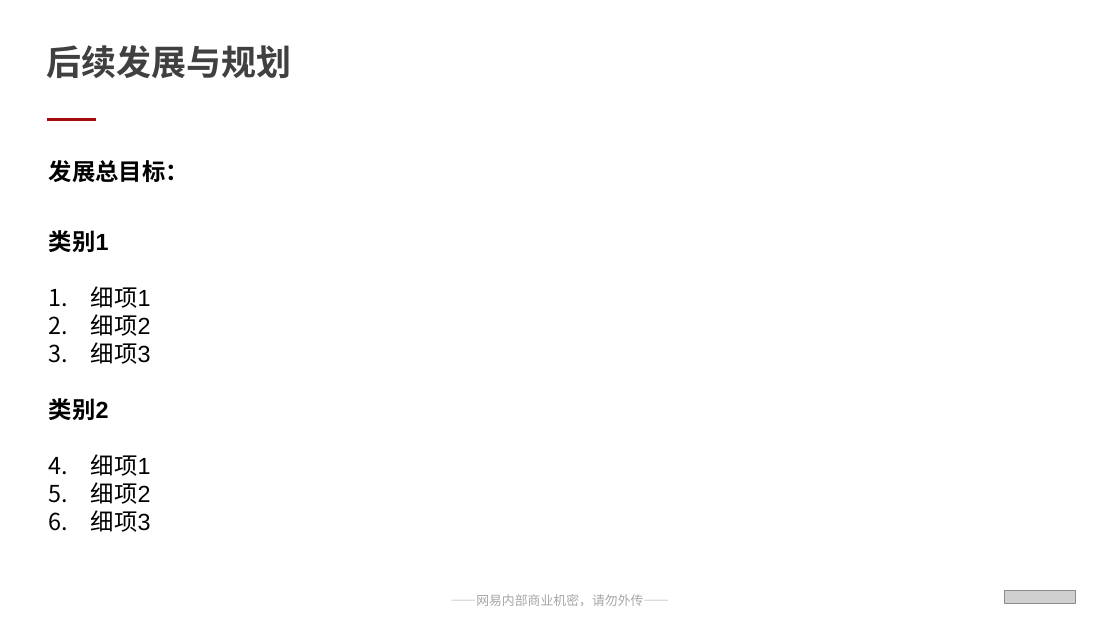
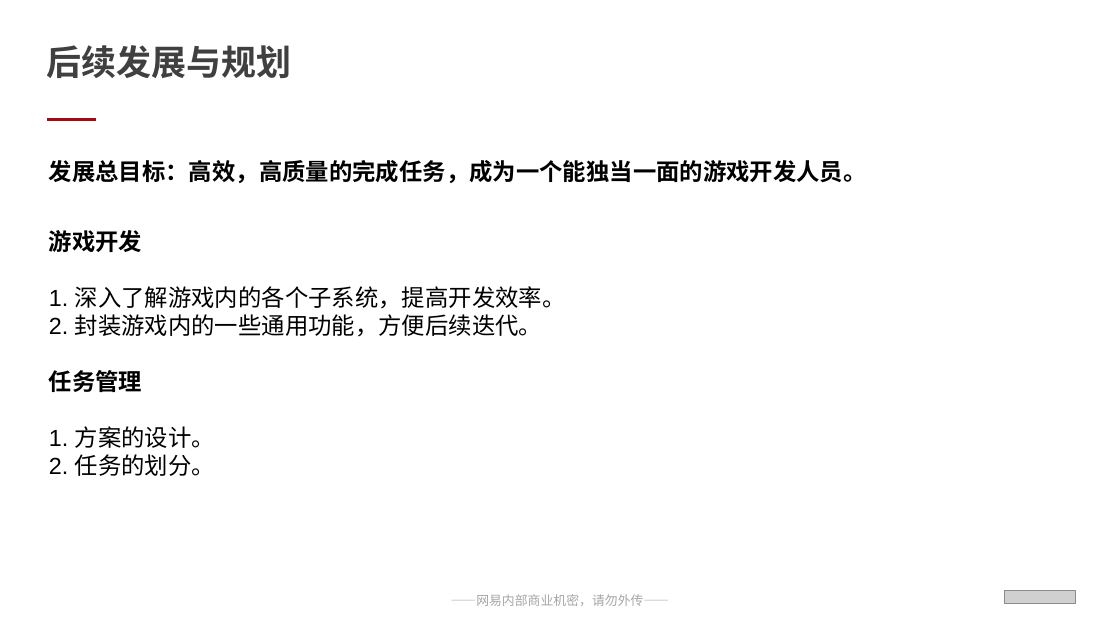
Before and after one commit to kirakuiin/note, a slide deck: slide 9 of Obsidian Vault/Assets/试用期转正述职模板2025.pptx. Drawn at 1120x630 pixels with LibreOffice and Linux fonts; fonts in the diff are those of the drawing; grey boxes stand for pictures. Boxes give left, top, right and bottom in pixels: in the first picture for what was removed or moved away, otherwise in the second. Text is boxed around its words. In the diff, an @@ line names an element or a change of style, - is before the commit and + after.

```diff
--- a/Obsidian Vault/Assets/试用期转正述职模板2025.pptx
+++ b/Obsidian Vault/Assets/试用期转正述职模板2025.pptx
@@ text at bbox=[49, 160, 867, 183]: text changed @@
-发展总目标：
+发展总目标：高效，高质量的完成任务，成为一个能独当一面的游戏开发人员。
@@ text at bbox=[49, 230, 566, 476]: text changed @@
-类别1
-1. 细项1
-2. 细项2
-3. 细项3
-类别2
-1. 细项1
-2. 细项2
-3. 细项3
+游戏开发
+1. 深入了解游戏内的各个子系统，提高开发效率。
+2. 封装游戏内的一些通用功能，方便后续迭代。
+任务管理
+1. 方案的设计。
+2. 任务的划分。
```
Also in this commit, not shown: 3 other slides changed, 2 other files.
